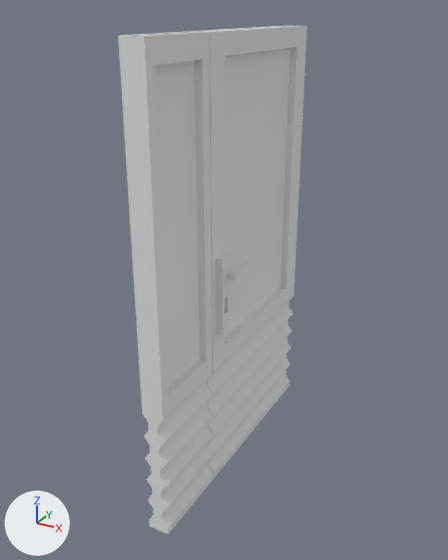
The FBX model Assets/Art/Models/door.fbx as it was, and as the next commit left it.
Rendered twice from a 50 mm camera at (1.79, -5.47, 3.54) aimed at (-0.91, -0.55, 1.08). The axes (+X, +Y, +Z) are drawn at lower left. The lights are the same throughout. Where no turn or scale is listed for an object, it has been applied to the vertices.

Objects in the first picture: 'Cube.001', 'Door', 'Handle1', 'HandleBase'.
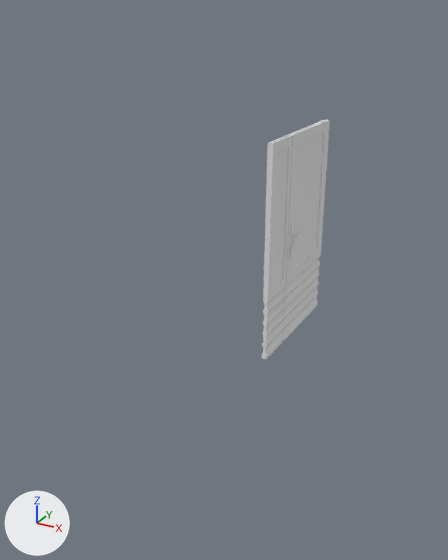
Where the newer file only moved an object's origin or applied its transform, the numbers keep the older frame.

What changed in the scene script:
```text
Change me_cube:
    where me_cube.from_pydata(...)  # 900 vertices, 896 faces; spans x -1.01..-0.79, y -1.0..1.0, z -1.0..3.37
    used by ob_door; location = (0.0, 0.0, 0.0)
    me_cube part 1: the whole mesh is scaled about its middle by (0.25, 0.5, 0.5), then moved by (0.41, 0.46, 0.17)
Change ob_cube_001:
    ob_cube_001.location: (0.0, -0.87, 0.0) -> (-0.27, 0.03, 0.77)
    ob_cube_001.scale: (1.0, 1.0, 1.0) -> (0.25, 0.5, 0.5)
Change ob_handle1:
    ob_handle1.location: (0.34, 0.04, 1.58) -> (0.0, 0.0, 0.0)
Change ob_handlebase:
    ob_handlebase.location: (-0.08, -0.01, 1.71) -> (0.0, 0.0, 0.0)
```

Changed parts and their boxes [x1, y1, x2, y2] in the pictures (448 x 560 px):
'Cube.001', moved, rescaled (68% narrower, 55% shorter): before [118, 32, 213, 534]; after [262, 135, 292, 359]
'Door', mesh rescaled (60% narrower, 51% shorter): before [185, 26, 307, 478]; after [282, 119, 330, 341]
'HandleBase', moved: before [215, 254, 230, 335]; after [289, 220, 295, 258]
'Handle1', moved: before [226, 261, 251, 281]; after [292, 231, 303, 239]
